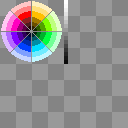
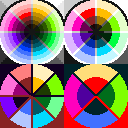
Two versions of the same layered image (128 x 128). Layer-by-layer changes:
renamed "Palette_1" to "Palette_64", painted on it over [0, 0, 68, 64]
removed group "Grid" (2 layers) over [0, 0, 128, 128]
added layer "Palette_32" in group "Palettes" over [64, 0, 128, 64]
added layer "Palette_16" in group "Palettes" over [0, 64, 64, 128]
added layer "Palette_8" in group "Palettes" over [64, 64, 128, 128]
renamed "Dark" to "Grid", moved it out of group "Grid", painted on it over [0, 0, 128, 128]
removed layer "Light" from group "Grid" over [0, 0, 128, 128]
